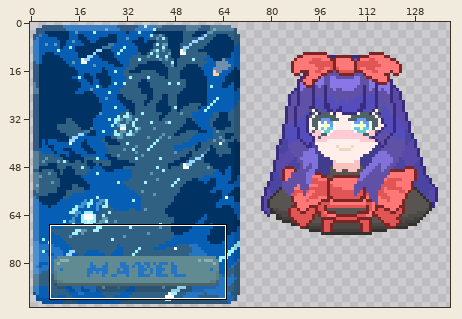
Edited in one commit: sprite sheet (assets/1x/Mabel.png). The picture above shows the old version from afar; the outline marks the close-up.
Close-up. Earlier state:
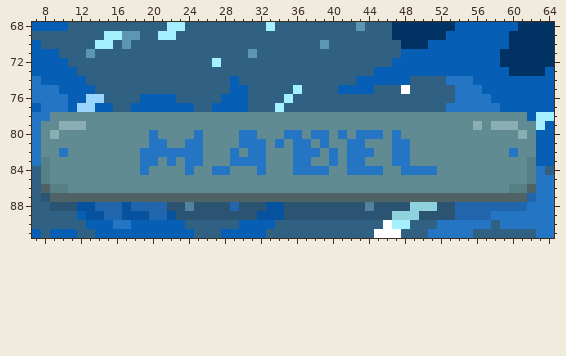
The file is 142x95 pixels. Colours within 5 levels of each other are drawn and written as one. Shown: x 7..64, y 68..91. The wide view leaves out empty margins.
Now the later version:
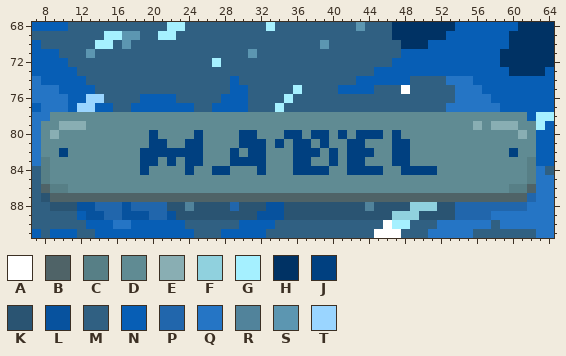
Palette (. is transparent): A #ffffff  B #4f6367  C #577f86  D #608b93  E #89aeb3  F #90d1de  G #a5f0ff  H #003264  J #004080  K #2a5472  L #07529e  M #306082  N #075eb5  P #2166ac  Q #2575c5  R #51839b  S #5c96b1  T #9ad5ff
The exact change:
Colour Q gives way to colour J in row 80 at x 20, 25, 30 to 31, 35 to 36, 38 to 39, 41, 43 to 45 and 47; in row 81 at x 20 to 21, 24 to 25, 30 to 32, 34, 36 to 37, 39, 42 to 43 and 47 to 48; in row 82 at x 10, 19 to 25, 29, 31 to 32, 36 to 38, 40, 42 to 44, 47 to 48 and 60; in row 83 at x 19 to 20, 22, 24 to 25, 29 to 32, 36 to 37, 40, 42 to 43 and 47 to 48; in row 84 at x 19, 24, 27 to 28, 32, 36 to 39, 42 to 45 and 48 to 51.
